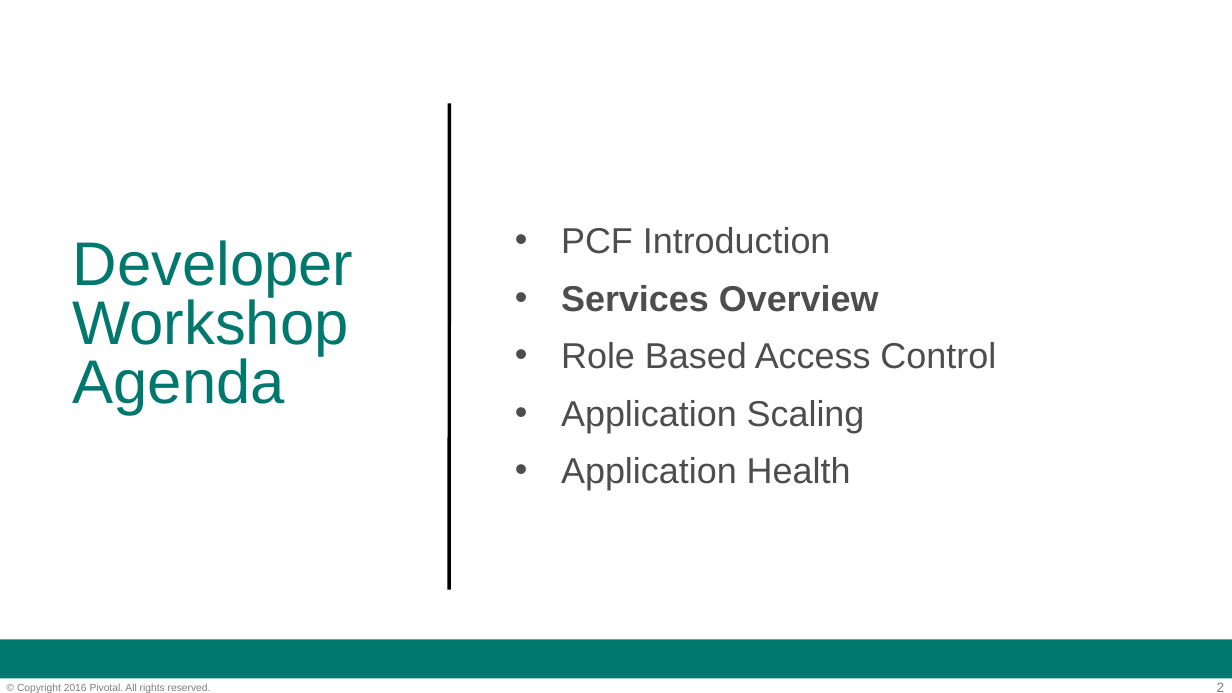
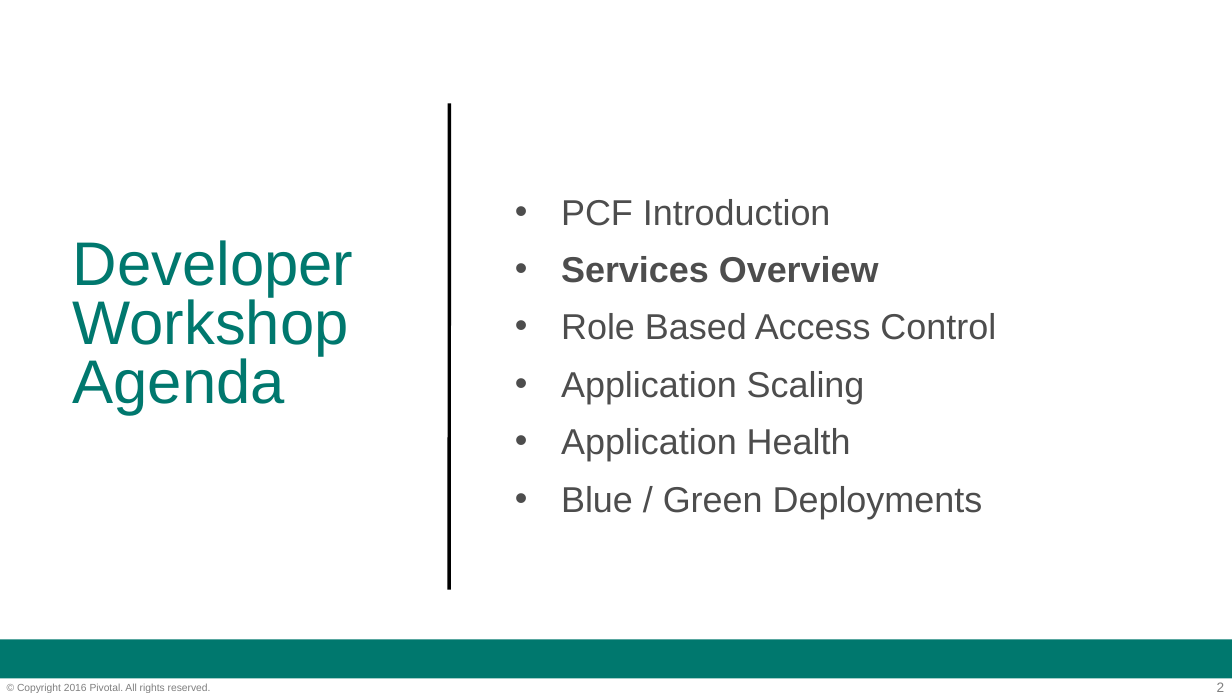
Before and after one commit to phopper-pivotal/PCF-Workshop, a slide deck: slide 2 of PCF-Workshop-Developer/slides/02-Dev_Workshop-Services_Overview.ppt. Drawn at 1232x693 pixels with LibreOffice and Linux fonts; fonts in the diff are those of the drawing; background and template pictures are left out. Boxes give left, top, right and bottom in pixels: in the first picture for what was removed or moved away, otherwise in the second. Text is boxed around its words. In the diff, an @@ line names an element or a change of style, - is before the commit and + after.

Commit message:
updates to slides

```diff
--- a/PCF-Workshop-Developer/slides/02-Dev_Workshop-Services_Overview.ppt
+++ b/PCF-Workshop-Developer/slides/02-Dev_Workshop-Services_Overview.ppt
@@ text at (561, 486, 983, 519): paragraph added @@
+• Blue / Green Deployments
```
Also in this commit, not shown: 1 other file.
